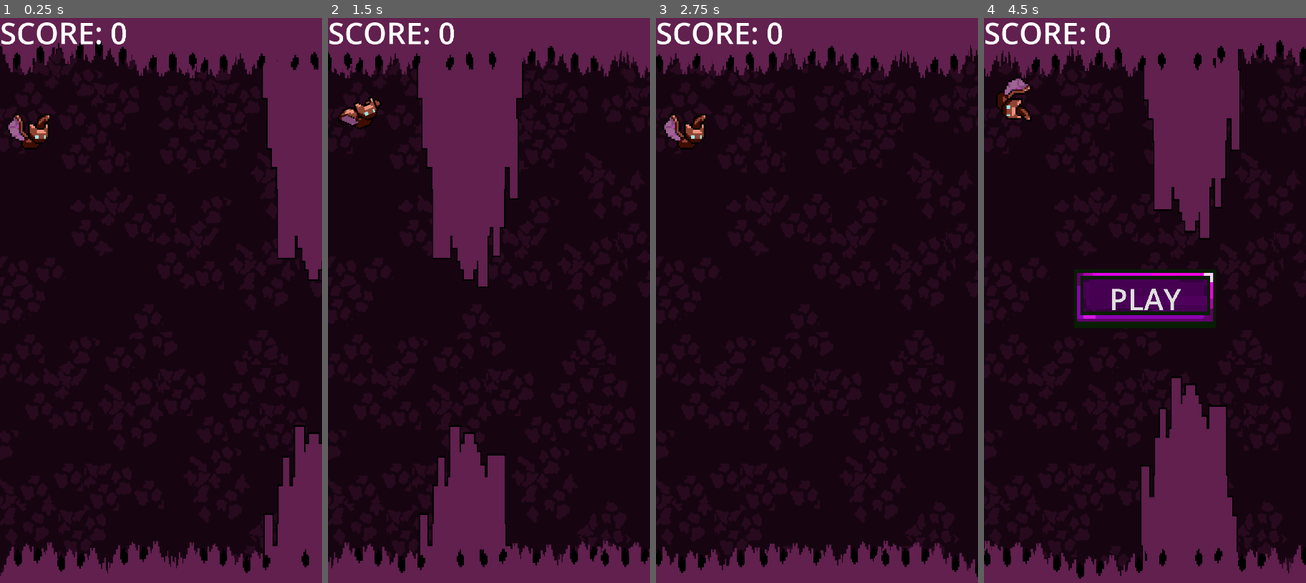
Above: before the commit, frames 1-4 (left to right).
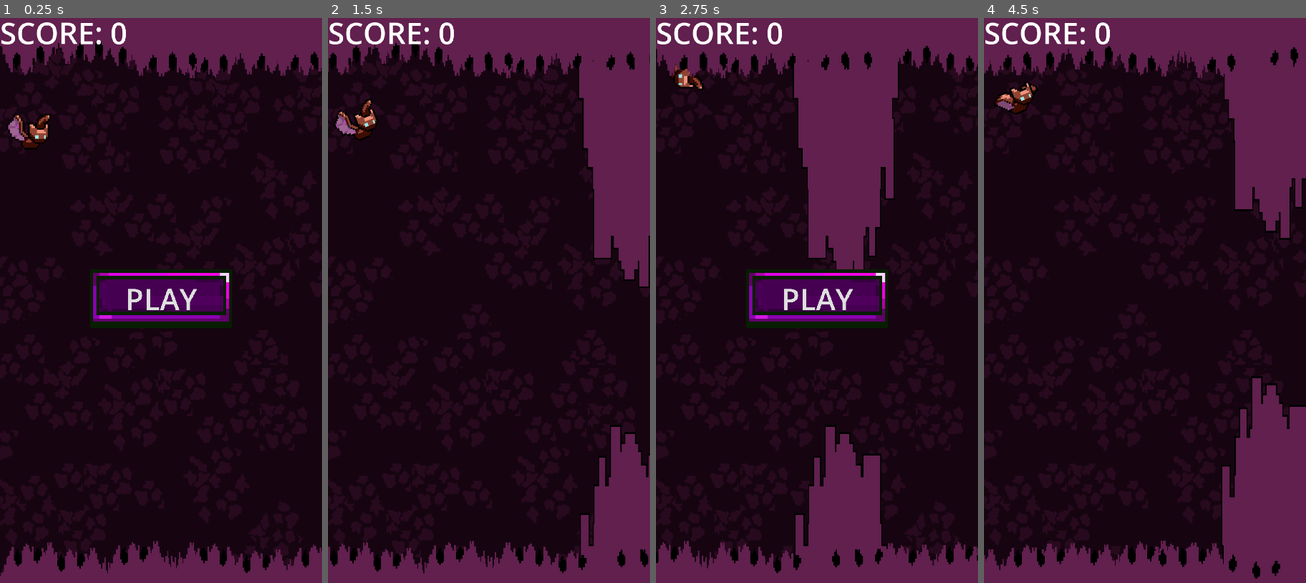
Above: after the commit, the same moments.

Repository: bsmit104/Batsy
Game: Godot game, scene res://scenes/main.tscn
Two runs of this game, one before a commit and one after it. Both use one fixed random seed, a clock stepped at 60 frames per second and the inputs below.
Inputs (mouse positions are in pixels of both pictures, inside the frame that each line leads up to):
- Up to frame 1 (0.25 s): no input
- Up to frame 2 (1.5 s): click (489, 300) at 0.5 s, where only the run after the commit has a clickable "PLAY"; move the mouse to (559, 272) at 1.27 s; click (559, 272) at 1.42 s
- Up to frame 3 (2.75 s): click (817, 300) at 2 s, where only the run before the commit has a clickable "PLAY"
- Up to frame 4 (4.5 s): click (1145, 300) at 2.75 s, where only the run after the commit has a clickable "PLAY"; move the mouse to (1080, 328) at 3.52 s; click (1080, 328) at 3.67 s; move the mouse to (1177, 170) at 4.27 s; click (1177, 170) at 4.42 s

The runs differ from the first frame. In frame 1, 12% of the frame differs, in the area x 28-100%, y 7-98%; in frame 2, 26%; in frame 3, 21%; in frame 4, 32%, in the area x 0-100%, y 3-100%.

Commit message:
menu opens at start

Diff:
--- a/batsy/scenes/main.gd
+++ b/batsy/scenes/main.gd
@@ -24,7 +24,11 @@
 	ground_width = $Ground1.get_child(0).texture.get_width()  # Assuming the TextureRect is the first child of Ground1
 	$Ground2.position.x = $Ground1.position.x + ground_width  # Position the second ground next to the first
 	ground_height = $Ground1.get_node("Sprite2D").texture.get_height()
-	new_game()
+	#new_game()
+	# Start in game-over state (as if the player had already lost)
+	game_running = false
+	game_over = true  # Set game_over so the player can't interact yet
+	$Menu.show()  # Show the death menu at the start
 
 func new_game():
 	game_running = false
